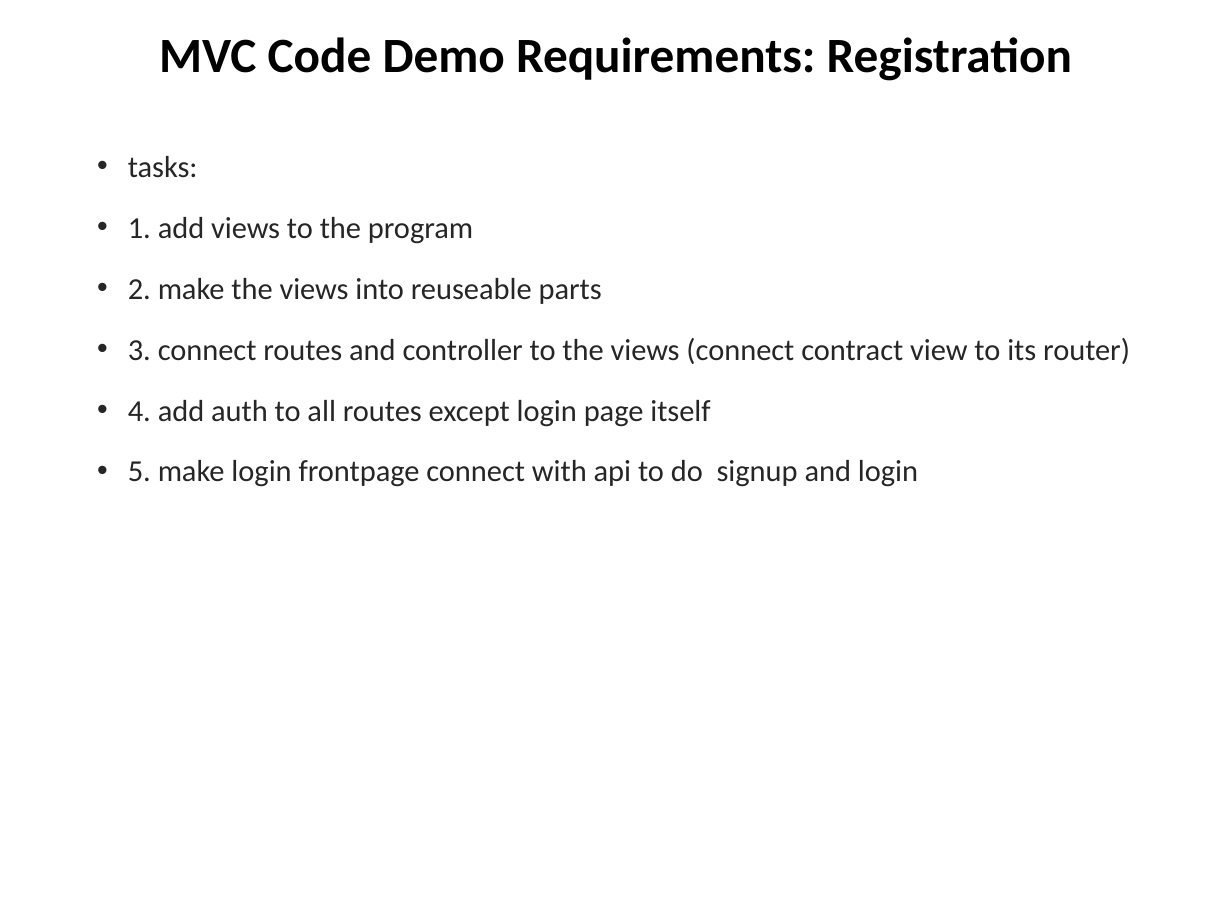
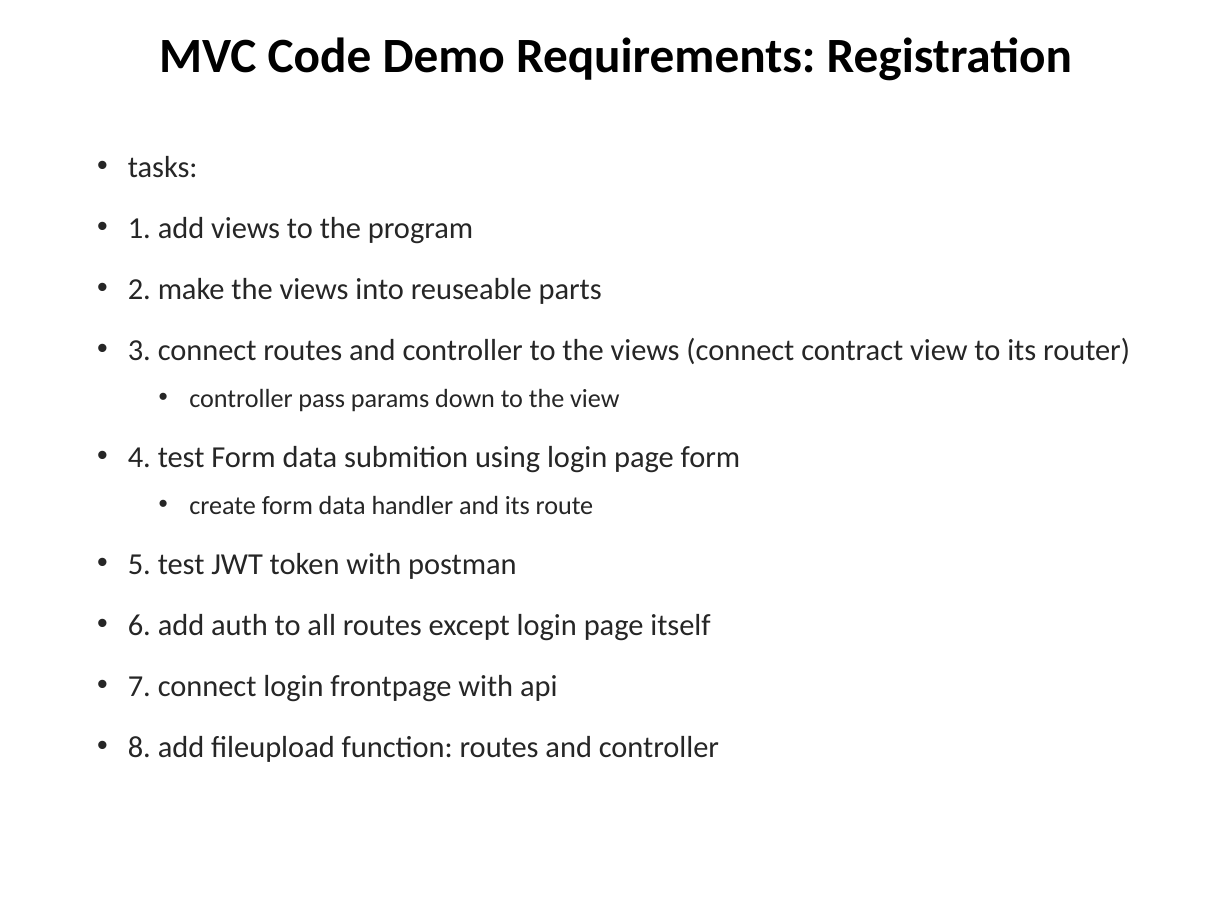
Before and after one commit to chuacw/SGUS-Slides, a slide deck: slide 4 of BCI - Day11 - Node-Express 2.pptx. Drawn at 1232x924 pixels with LibreOffice and Linux fonts; fonts in the diff are those of the drawing. Boxes give left, top, right and bottom in pixels: in the first picture for what was removed or moved away, otherwise in the second. Text is boxed around its words. In the diff, an @@ line names an element or a change of style, - is before the commit and + after.

```diff
--- a/BCI - Day11 - Node-Express 2.pptx
+++ b/BCI - Day11 - Node-Express 2.pptx
@@ text at (x1=128, y1=388, x2=741, y2=762): text changed @@
-• 4. add auth to all routes except login page itself
-• 5. make login frontpage connect with api to do signup and login
+  • controller pass params down to the view
+• 4. test Form data submition using login page form
+  • create form data handler and its route
+• 5. test JWT token with postman
+• 6. add auth to all routes except login page itself
+• 7. connect login frontpage with api
+• 8. add fileupload function: routes and controller
```
Also in this commit, not shown: 2 other slides changed, 1 slide added, 1 other file.
